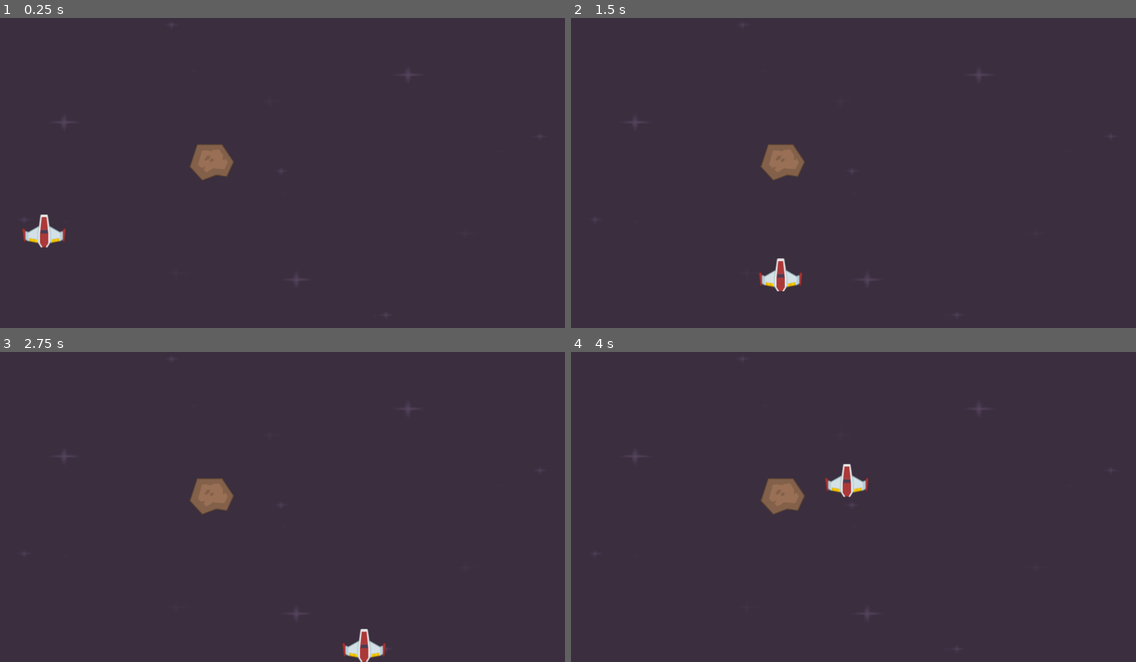
Above: before the commit, frames 1-4 (two rows, left to right).
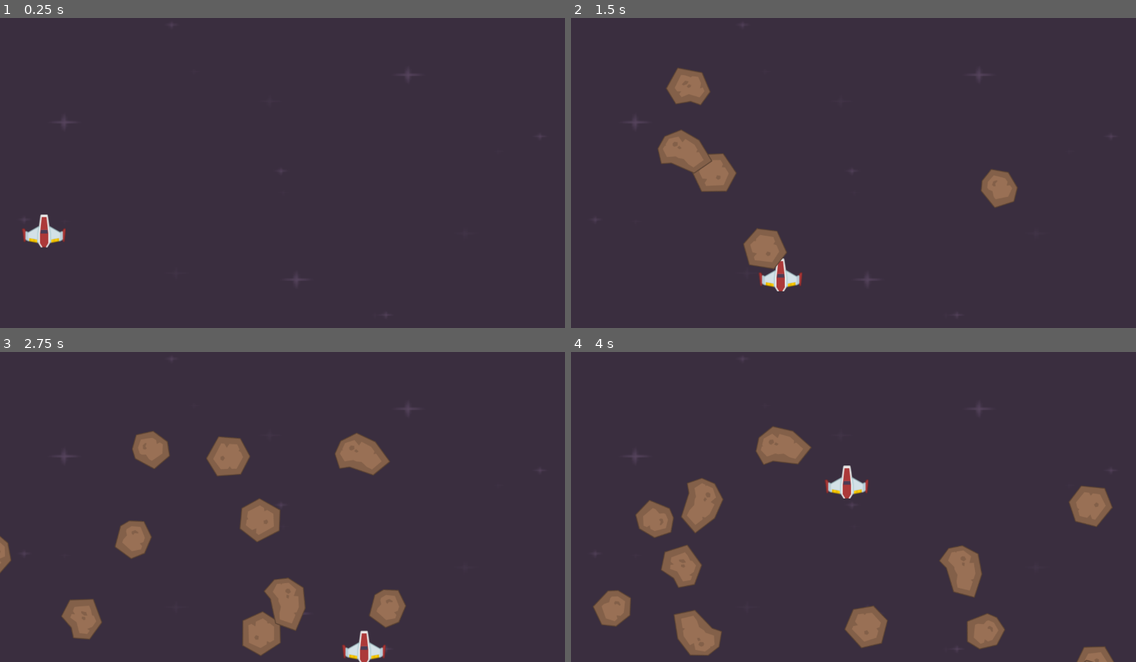
Above: after the commit, the same moments.

Repository: Kolamin/Space-shooter
Game: Godot game, scene res://scenes/level.tscn
Two runs of this game, one before a commit and one after it. Both use one fixed random seed, a clock stepped at 60 frames per second and the inputs below.
Inputs:
- Up to frame 1 (0.25 s): no input
- Up to frame 2 (1.5 s): hold Right (right) 0.53-1.28 s; hold Down (down) from 1.28 s (still down)
- Up to frame 3 (2.75 s): release Down (down) at 2.03 s; hold Right (right) from 2.03 s (still down)
- Up to frame 4 (4 s): release Right (right) at 2.78 s; hold Up (up) 2.78-3.53 s; hold Left (left) from 3.53 s (still down)

The runs differ from the first frame. In frame 1, 0.7% of the frame differs, in the area x 33-42%, y 40-53%; in frame 2, 4.1%; in frame 3, 7.3%; in frame 4, 8.4%, in the area x 3-97%, y 24-100%.

Commit message:
adding meteors crash course 4

Diff:
--- a/project.godot
+++ b/project.godot
@@ -42,3 +42,10 @@
 "events": [Object(InputEventKey,"resource_local_to_scene":false,"resource_name":"","device":-1,"window_id":0,"alt_press …(195 unchanged characters)…
 ]
 }
+
+[layer_names]
+
+2d_physics/layer_1="Player"
+2d_physics/layer_2="Meteor"
+2d_physics/layer_3="Walls"
+2d_physics/layer_4="Laser"
--- a/scenes/laser.tscn
+++ b/scenes/laser.tscn
@@ -7,6 +7,8 @@
 height = 54.0
 
 [node name="Laser" type="Area2D"]
+collision_layer = 8
+collision_mask = 2
 
 [node name="Sprite2D" type="Sprite2D" parent="."]
 texture = ExtResource("1_xmihv")
--- a/scenes/level.gd
+++ b/scenes/level.gd
@@ -1,5 +1,7 @@
 extends Node2D
 
+var meteor_scene: PackedScene = load("res://scenes/meteor.tscn")
 
-func _on_timer_timeout() -> void:
-	print('meteor')
+func _on_meteor_timer_timeout():
+	var meteor = meteor_scene.instantiate()
+	$Meteors.add_child(meteor)
--- a/scenes/level.tscn
+++ b/scenes/level.tscn
@@ -1,9 +1,8 @@
-[gd_scene load_steps=9 format=3 uid="uid://eg4nwa2k08av"]
+[gd_scene load_steps=8 format=3 uid="uid://eg4nwa2k08av"]
 
 [ext_resource type="Texture2D" uid="uid://d0wphldvm0ycd" path="res://graphics/Backgrounds/darkPurple.png" id="1_438cb"]
 [ext_resource type="Script" uid="uid://bw6esbetmhu1" path="res://scenes/level.gd" id="1_mx8sn"]
 [ext_resource type="PackedScene" uid="uid://oru7e4u0y528" path="res://scenes/player.tscn" id="2_dhc5k"]
-[ext_resource type="PackedScene" uid="uid://sbbtrnj420up" path="res://scenes/meteor.tscn" id="3_2e3dy"]
 
 [sub_resource type="RectangleShape2D" id="RectangleShape2D_5bxhp"]
 size = Vector2(20, 720)
@@ -28,36 +27,41 @@
 [node name="Player" parent="." instance=ExtResource("2_dhc5k")]
 position = Vector2(107, 114)
 
-[node name="Meteor" parent="." instance=ExtResource("3_2e3dy")]
-position = Vector2(288, 180)
-
 [node name="Borders" type="Node2D" parent="."]
 
 [node name="StaticBody2D" type="StaticBody2D" parent="Borders"]
+collision_layer = 4
 
 [node name="CollisionShape2D" type="CollisionShape2D" parent="Borders/StaticBody2D"]
 position = Vector2(1291, 365)
 shape = SubResource("RectangleShape2D_5bxhp")
 
 [node name="StaticBody2D2" type="StaticBody2D" parent="Borders"]
+collision_layer = 4
 
 [node name="CollisionShape2D" type="CollisionShape2D" parent="Borders/StaticBody2D2"]
 position = Vector2(-2, 358)
 shape = SubResource("RectangleShape2D_u4c3r")
 
 [node name="StaticBody2D3" type="StaticBody2D" parent="Borders"]
+collision_layer = 4
 
 [node name="CollisionShape2D" type="CollisionShape2D" parent="Borders/StaticBody2D3"]
 position = Vector2(643, -10)
 shape = SubResource("RectangleShape2D_skuda")
 
 [node name="StaticBody2D4" type="StaticBody2D" parent="Borders"]
+position = Vector2(2, 4)
+collision_layer = 4
 
 [node name="CollisionShape2D" type="CollisionShape2D" parent="Borders/StaticBody2D4"]
 position = Vector2(637, 731)
 shape = SubResource("RectangleShape2D_0x2re")
 
-[node name="Timer" type="Timer" parent="."]
+[node name="MeteorTimer" type="Timer" parent="."]
+wait_time = 0.25
 autostart = true
 
-[connection signal="timeout" from="Timer" to="." method="_on_timer_timeout"]
+[node name="Meteors" type="Node2D" parent="."]
+
+[connection signal="timeout" from="MeteorTimer" to="." method="_on_meteor_timer_timeout"]
--- a/scenes/meteor.gd
+++ b/scenes/meteor.gd
@@ -1,5 +1,28 @@
 extends Area2D
 
+var speed: int
+var rotation_speed: int
+var direction_x: float
+
+func  _ready():
+	var rng := RandomNumberGenerator.new()
+
+	# texture
+	var path: String = "res://graphics/Meteors/meteorBrown_big" + str(rng.randi_range(1, 4)) + ".png"
+	$MeteorImage.texture = load(path)
+	var width = get_viewport().get_visible_rect().size[0]
+	var random_x = rng.randi_range(0, width)
+	var random_y = rng.randi_range(-100, -50)
+	position = Vector2(random_x, random_y)
+
+	#speed / rotation / direction
+	speed = rng.randi_range(200, 500)
+	direction_x = rng.randf_range(-1, 1)
+	rotation_speed = rng.randi_range(40, 100)
+
+func _process(delta):
+	position += Vector2(direction_x, 1.0) * speed * delta
+	rotation_degrees += rotation_speed * delta
 
 func _on_body_entered(body: Node2D) -> void:
 	print('body entered')
--- a/scenes/meteor.tscn
+++ b/scenes/meteor.tscn
@@ -7,6 +7,8 @@
 radius = 44.102154
 
 [node name="Meteor" type="Area2D"]
+collision_layer = 2
+collision_mask = 9
 script = ExtResource("1_pxso2")
 
 [node name="MeteorImage" type="Sprite2D" parent="."]
--- a/scenes/player.tscn
+++ b/scenes/player.tscn
@@ -4,6 +4,7 @@
 [ext_resource type="Texture2D" uid="uid://bd7lmx85pk52u" path="res://graphics/playerShip1_red.png" id="1_48plx"]
 
 [node name="Player" type="CharacterBody2D"]
+collision_mask = 6
 script = ExtResource("1_2gevd")
 
 [node name="PlayerImage" type="Sprite2D" parent="."]
Not shown, changed: graphics/Backgrounds/black.png.import
Not shown, changed: graphics/Backgrounds/blue.png.import
Not shown, changed: graphics/Backgrounds/darkPurple.png.import
Not shown, changed: graphics/Backgrounds/purple.png.import
Not shown, changed: graphics/Damage/playerShip1_damage1.png.import
Not shown, changed: graphics/Damage/playerShip1_damage2.png.import
Not shown, changed: graphics/Damage/playerShip1_damage3.png.import
Not shown, changed: graphics/Damage/playerShip2_damage1.png.import
Not shown, changed: graphics/Damage/playerShip2_damage2.png.import
Not shown, changed: graphics/Damage/playerShip2_damage3.png.import
Not shown, changed: graphics/Damage/playerShip3_damage1.png.import
Not shown, changed: graphics/Damage/playerShip3_damage2.png.import
(and 287 more such lines)
